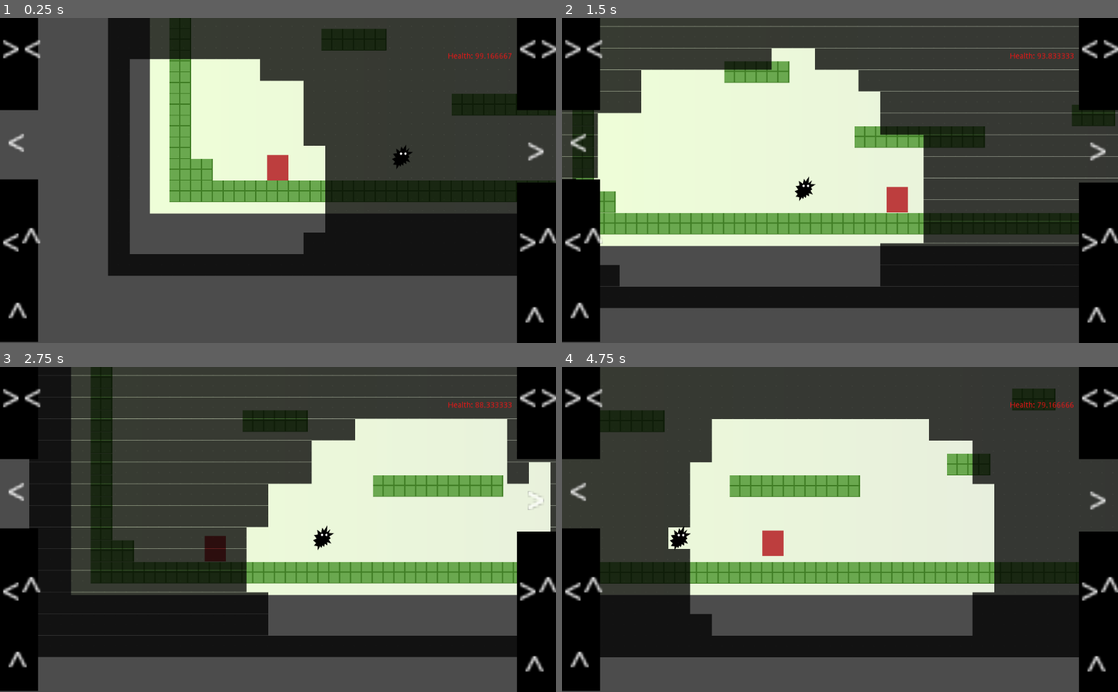
Above: before the commit, frames 1-4 (two rows, left to right).
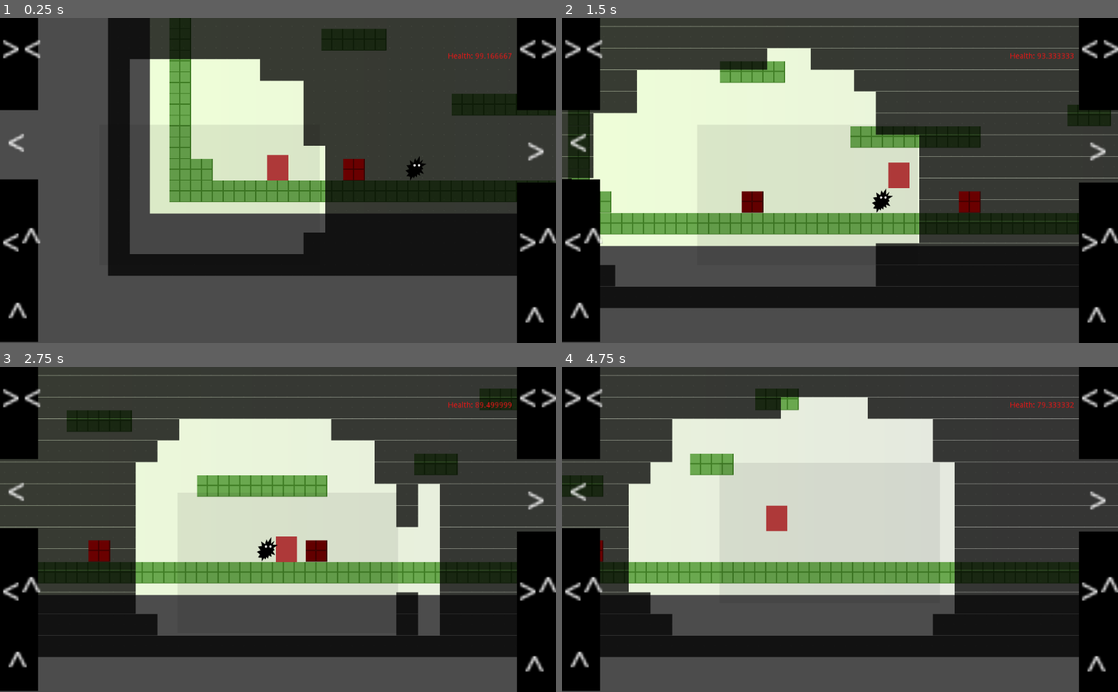
Above: after the commit, the same moments.

Repository: glitchcore/comfort
Game: Godot game, scene res://Scenes/BaseLevel.tscn
The game is run twice, just before and just after one commit, with the same random seed, the same clock (stepped at 60 frames per second) and the same inputs.
Inputs:
- Up to frame 1 (0.25 s): no input
- Up to frame 2 (1.5 s): hold Right (ui_right) from 0.53 s (still down); tap Space (jump) at 0.77 s
- Up to frame 3 (2.75 s): tap Space (jump) at 1.52 s; release Right (ui_right) at 2.03 s; hold Left (ui_left) from 2.03 s (still down)
- Up to frame 4 (4.75 s): release Left (ui_left) at 2.78 s; hold Right (ui_right) 2.78-4.28 s; tap Space (jump) at 3.02, 3.77, 4.52 s; hold Left (ui_left) from 4.28 s (still down)

The runs differ from the first frame. In frame 1, 0.5% of the frame differs, in the area x 61-77%, y 39-50%; in frame 2, 4.0%; in frame 3, 40%, in the area x 0-99%, y 0-83%; in frame 4, 29%.

Commit message:
add enemy movement and collision

Diff:
--- a/Actors/Enemy.gd
+++ b/Actors/Enemy.gd
@@ -1,10 +1,15 @@
 extends KinematicBody2D
 
-export var speed = 1000
+export var speed = 100
+var direction = 1
+export var gravity = 100
 
 func _ready() -> void:
 	pass # Replace with function body.
 
 # Called every frame. 'delta' is the elapsed time since the previous frame.
 func _process(_delta: float) -> void:
-	pass
+	var _velocity = move_and_slide(Vector2(
+		speed * direction,
+		gravity
+	))
--- a/Actors/Space.tscn
+++ b/Actors/Space.tscn
@@ -10,7 +10,6 @@
 collision_layer = 4
 collision_mask = 0
 format = 1
-tile_data = PoolIntArray( -458745, 0, 0, -131019, 0, 0 )
 script = ExtResource( 2 )
 
 [node name="SpaceTimer" type="Timer" parent="."]
--- a/Actors/SpaceDetector.tscn
+++ b/Actors/SpaceDetector.tscn
@@ -8,13 +8,13 @@
 extents = Vector2( 202.75, 129.5 )
 
 [node name="SpaceDetector" type="KinematicBody2D"]
+collision_layer = 0
 collision_mask = 0
 script = ExtResource( 1 )
 
 [node name="Sprite" type="Sprite" parent="."]
-visible = false
 modulate = Color( 1, 1, 1, 0.0784314 )
-position = Vector2( 1.81198e-05, 0.500009 )
+position = Vector2( 1.81198e-05, 1.50001 )
 scale = Vector2( 0.198242, 259 )
 texture = SubResource( 2 )
 
--- a/Scenes/BaseLevel.tscn
+++ b/Scenes/BaseLevel.tscn
@@ -8,6 +8,7 @@
 [ext_resource path="res://UserInterface/GameData.tscn" type="PackedScene" id=6]
 [ext_resource path="res://Actors/Enemy.tscn" type="PackedScene" id=7]
 [ext_resource path="res://Autoload/PlayerData.tscn" type="PackedScene" id=8]
+[ext_resource path="res://Assets/BaseTilemap.tres" type="TileSet" id=9]
 
 [sub_resource type="Gradient" id=3]
 colors = PoolColorArray( 0.937218, 1, 0.847656, 1, 0.885742, 0.885742, 0.885742, 1 )
@@ -59,8 +60,6 @@
 [node name="Player" parent="." instance=ExtResource( 2 )]
 position = Vector2( 200, -40 )
 
-[node name="SpaceDetector" parent="." instance=ExtResource( 3 )]
-
 [node name="Space" parent="." instance=ExtResource( 5 )]
 position = Vector2( -113, 96 )
 
@@ -72,7 +71,22 @@
 
 [node name="Enemy" parent="." instance=ExtResource( 7 )]
 position = Vector2( 429, -61 )
+collision_layer = 16
+collision_mask = 11
 
 [node name="PlayerData" parent="." instance=ExtResource( 8 )]
 
+[node name="EnemyWalls" type="TileMap" parent="."]
+modulate = Color( 1, 0, 0, 1 )
+tile_set = ExtResource( 9 )
+cell_size = Vector2( 40, 40 )
+collision_layer = 8
+collision_mask = 0
+format = 1
+tile_data = PoolIntArray( -131064, 0, 0, -131054, 0, 0 )
+
+[node name="SpaceDetector" parent="." instance=ExtResource( 3 )]
+modulate = Color( 0.423529, 0.109804, 0.109804, 1 )
+position = Vector2( 0, -1 )
+
 [connection signal="damaged" from="PlayerData" to="ui/GameData" method="update_interface"]
--- a/project.godot
+++ b/project.godot
@@ -49,6 +49,8 @@
 2d_physics/layer_1="world"
 2d_physics/layer_2="player"
 2d_physics/layer_3="space"
+2d_physics/layer_4="enemy_walls"
+2d_physics/layer_5="enemy"
 
 [physics]
 
Not shown: 1 places in Scenes/BaseLevel.tscn that only renumber resources
